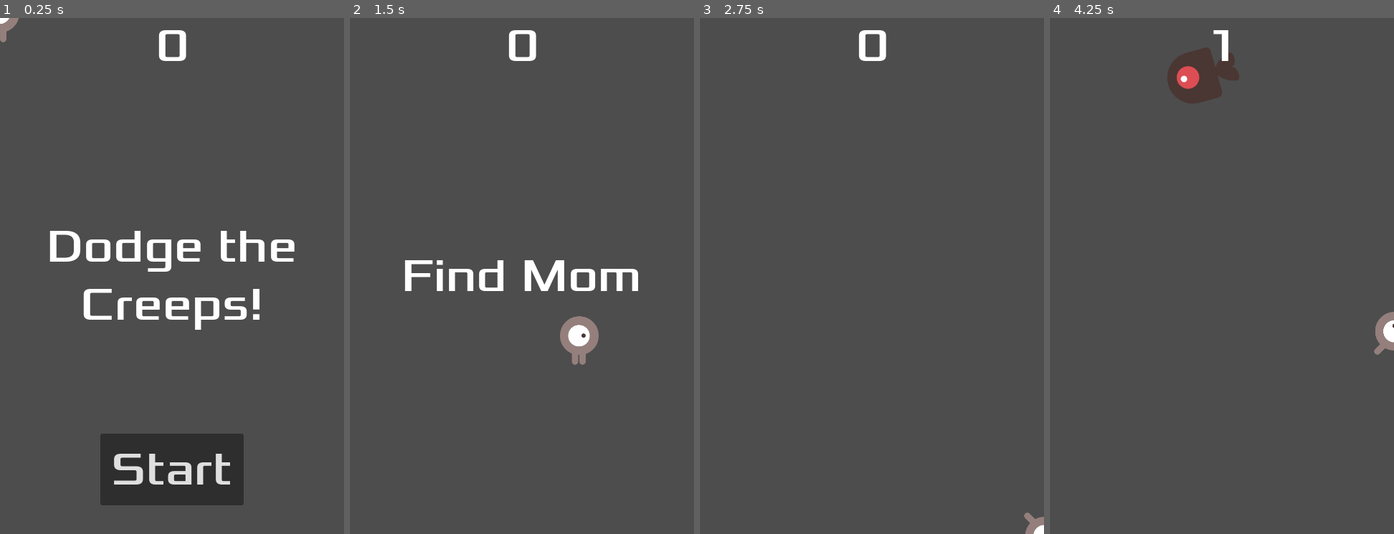
Above: before the commit, frames 1-4 (left to right).
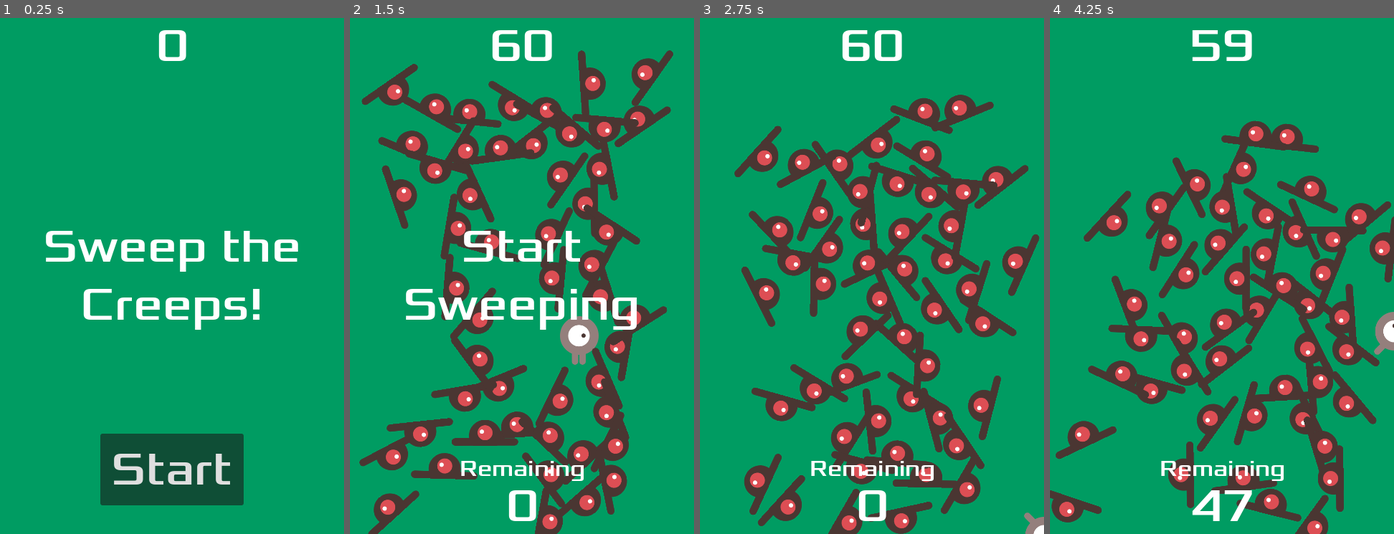
Above: after the commit, the same moments.

Repository: rynong99/Sweep-the-Creeps
Game: Godot game, scene res://Main.tscn
Two runs of this game, one before a commit and one after it. Both use one fixed random seed, a clock stepped at 60 frames per second and the inputs below. This scene is started directly instead of the project's main scene.
Inputs:
- Up to frame 1 (0.25 s): no input
- Up to frame 2 (1.5 s): click "Start" at 0.5 s; hold D (move_right) from 1.28 s (still down)
- Up to frame 3 (2.75 s): release D (move_right) at 2.03 s; hold S (move_down) from 2.03 s (still down)
- Up to frame 4 (4.25 s): release S (move_down) at 2.78 s; hold D (move_right) 2.78-3.53 s; hold W (move_up) from 3.53 s (still down)

The runs differ from the first frame. In frame 1, 97% of the frame differs, in the area x 0-100%, y 0-100%; in frame 2, 98%; in frame 3, 99%; in frame 4, 99%.

Commit message:
Sweep the Creeps
Game modified to sweep a random number of creeps off the screen.

Diff:
--- a/dodgethecreeps/HUD.tscn
+++ b/dodgethecreeps/HUD.tscn
@@ -5,6 +5,41 @@
 
 [node name="HUD" type="CanvasLayer"]
 script = ExtResource("1_efote")
+
+[node name="RemainingText" type="Label" parent="."]
+anchors_preset = 7
+anchor_left = 0.5
+anchor_top = 1.0
+anchor_right = 0.5
+anchor_bottom = 1.0
+offset_left = -87.0
+offset_top = -130.0
+offset_right = 88.0
+offset_bottom = -52.0
+grow_horizontal = 2
+grow_vertical = 0
+theme_override_fonts/font = ExtResource("2_vow1y")
+theme_override_font_sizes/font_size = 32
+text = "Remaining"
+horizontal_alignment = 1
+vertical_alignment = 1
+
+[node name="RemainingCount" type="Label" parent="."]
+anchors_preset = 7
+anchor_left = 0.5
+anchor_top = 1.0
+anchor_right = 0.5
+anchor_bottom = 1.0
+offset_left = -22.5
+offset_top = -78.0
+offset_right = 22.5
+grow_horizontal = 2
+grow_vertical = 0
+theme_override_fonts/font = ExtResource("2_vow1y")
+theme_override_font_sizes/font_size = 64
+text = "0"
+horizontal_alignment = 1
+vertical_alignment = 1
 
 [node name="ScoreLabel" type="Label" parent="."]
 anchors_preset = 5
@@ -34,7 +69,7 @@
 grow_vertical = 2
 theme_override_fonts/font = ExtResource("2_vow1y")
 theme_override_font_sizes/font_size = 64
-text = "Dodge the Creeps!"
+text = "Sweep the Creeps!"
 horizontal_alignment = 1
 vertical_alignment = 1
 autowrap_mode = 2
--- a/dodgethecreeps/Main.tscn
+++ b/dodgethecreeps/Main.tscn
@@ -9,17 +9,24 @@
 
 [sub_resource type="Curve2D" id="Curve2D_3dxm6"]
 _data = {
-"points": PackedVector2Array(0, 0, 0, 0, 242, -445, 0, 0, 0, 0, 243, 274, 0, 0, 0, 0, -239, 274, 0, 0, 0, 0, -237, -447, 0, 0, 0, 0, 245, -445, 0, 0, 0, 0, 242, -445)
+"points": PackedVector2Array(0, 0, 0, 0, 0, 0, 0, 0, 0, 0, 480, 0, 0, 0, 0, 0, 480, 720, 0, 0, 0, 0, 0, 720, 0, 0, 0, 0, 0, 0)
 }
-point_count = 6
+point_count = 5
 
 [node name="Main" type="Node2D"]
 script = ExtResource("1_r0du0")
 mob_scene = ExtResource("2_cm0pq")
 
-[node name="ColorRect" type="ColorRect" parent="."]
+[node name="Control" type="Control" parent="."]
+layout_mode = 3
+anchors_preset = 0
+offset_right = 40.0
+offset_bottom = 40.0
+
+[node name="ColorRect" type="ColorRect" parent="Control"]
 show_behind_parent = true
 clip_contents = true
+layout_mode = 1
 anchors_preset = 15
 anchor_right = 1.0
 anchor_bottom = 1.0
@@ -29,7 +36,7 @@
 color = Color(0, 0.612785, 0.384531, 1)
 
 [node name="MobTimer" type="Timer" parent="."]
-wait_time = 0.5
+wait_time = 0.1
 
 [node name="ScoreTimer" type="Timer" parent="."]
 
@@ -41,14 +48,12 @@
 position = Vector2(240, 450)
 
 [node name="MobPath" type="Path2D" parent="."]
-position = Vector2(240, 450)
+scale = Vector2(0.75, 0.75)
 curve = SubResource("Curve2D_3dxm6")
 
 [node name="MobSpawnLocation" type="PathFollow2D" parent="MobPath"]
-position = Vector2(242, -445)
-rotation = 1.56941
-
-[node name="Player" parent="." instance=ExtResource("3_fos0i")]
+rotation = -1.5708
+progress = 2400.0
 
 [node name="HUD" parent="." instance=ExtResource("4_cm0pq")]
 
@@ -57,10 +62,13 @@
 parameters/looping = false
 
 [node name="DeathSound" type="AudioStreamPlayer2D" parent="."]
+position = Vector2(-197, 93)
 stream = ExtResource("6_3dxm6")
+
+[node name="Player" parent="." instance=ExtResource("3_fos0i")]
+position = Vector2(240, 450)
 
 [connection signal="timeout" from="MobTimer" to="." method="_on_mob_timer_timeout"]
 [connection signal="timeout" from="ScoreTimer" to="." method="_on_score_timer_timeout"]
 [connection signal="timeout" from="StartTimer" to="." method="_on_start_timer_timeout"]
-[connection signal="hit" from="Player" to="." method="_on_player_hit"]
 [connection signal="start_game" from="HUD" to="." method="_on_hud_start_game"]
--- a/dodgethecreeps/Mob.tscn
+++ b/dodgethecreeps/Mob.tscn
@@ -45,23 +45,27 @@
 }]
 
 [sub_resource type="CapsuleShape2D" id="CapsuleShape2D_wkhi8"]
-radius = 34.0
-height = 82.0
+radius = 44.0
+height = 112.0
 
-[node name="RigidBody2D" type="RigidBody2D" groups=["mobs"]]
+[node name="Mob" type="RigidBody2D" groups=["mobs", "mobsCount"]]
 gravity_scale = 0.0
+continuous_cd = 1
+max_contacts_reported = 1
 script = ExtResource("1_ejbti")
 
 [node name="AnimatedSprite2D" type="AnimatedSprite2D" parent="."]
-scale = Vector2(0.75, 0.75)
+scale = Vector2(0.5, 0.5)
 sprite_frames = SubResource("SpriteFrames_8qumo")
 animation = &"fly"
 frame_progress = 0.486356
 
 [node name="CollisionShape2D" type="CollisionShape2D" parent="."]
 rotation = 1.5708
+scale = Vector2(0.5, 0.5)
 shape = SubResource("CapsuleShape2D_wkhi8")
 
 [node name="VisibleOnScreenNotifier2D" type="VisibleOnScreenNotifier2D" parent="."]
 
+[connection signal="body_entered" from="." to="." method="_on_body_entered"]
 [connection signal="screen_exited" from="VisibleOnScreenNotifier2D" to="." method="_on_visible_on_screen_notifier_2d_screen_exited"]
--- a/dodgethecreeps/Player.tscn
+++ b/dodgethecreeps/Player.tscn
@@ -31,20 +31,18 @@
 "speed": 5.0
 }]
 
-[sub_resource type="CapsuleShape2D" id="CapsuleShape2D_3tkgg"]
-radius = 54.0
-height = 136.0
+[sub_resource type="CapsuleShape2D" id="CapsuleShape2D_cxr5p"]
+radius = 27.0
+height = 68.0
 
-[node name="Player" type="Area2D"]
-scale = Vector2(0.5, 0.5)
+[node name="Player" type="StaticBody2D"]
 script = ExtResource("1_cxr5p")
-metadata/_edit_group_ = true
 
 [node name="AnimatedSprite2D" type="AnimatedSprite2D" parent="."]
+scale = Vector2(0.5, 0.5)
 sprite_frames = SubResource("SpriteFrames_hp6x6")
 animation = &"walk"
 
 [node name="CollisionShape2D" type="CollisionShape2D" parent="."]
-shape = SubResource("CapsuleShape2D_3tkgg")
-
-[connection signal="body_entered" from="." to="." method="_on_body_entered"]
+scale = Vector2(1.5, 1.5)
+shape = SubResource("CapsuleShape2D_cxr5p")
--- a/dodgethecreeps/hud.gd
+++ b/dodgethecreeps/hud.gd
@@ -1,18 +1,26 @@
 extends CanvasLayer
 
 signal start_game
+
+func _ready() -> void:
+	$RemainingCount.hide()
+	$RemainingText.hide()
 
 func show_message(text):
 	$Message.text = text
 	$Message.show()
 	$MessageTimer.start()
 
-func show_game_over():
-	show_message("Game Over")
-	# Wait until the MessageTimer has counted down.
+func show_game_over(win):
+	if win == true:
+		show_message("You Win!")
+		# Wait until the MessageTimer has counted down.
+	else:
+		show_message("Game Over!")
 	await $MessageTimer.timeout
-
-	$Message.text = "Dodge the Creeps!"
+	$RemainingCount.hide()
+	$RemainingText.hide()
+	$Message.text = "Sweep the Creeps!"
 	$Message.show()
 	# Make a one-shot timer and wait for it to finish.
 	await get_tree().create_timer(1.0).timeout
@@ -21,9 +29,14 @@
 func update_score(score):
 	$ScoreLabel.text = str(score)
 
+func update_count(count):
+	$RemainingCount.text = str(count)
+
 func _on_start_button_pressed():
 	$StartButton.hide()
 	start_game.emit()
+	$RemainingCount.show()
+	$RemainingText.show()
 
 func _on_message_timer_timeout():
 	$Message.hide()
--- a/dodgethecreeps/main.gd
+++ b/dodgethecreeps/main.gd
@@ -2,39 +2,51 @@
 
 @export var mob_scene: PackedScene
 var score
+var touch
+var mobCount
+var screen_size = get_viewport_rect().size
 
 func _ready():
-	pass
+	$Player.hide()
 
-func _on_player_hit() -> void:
-
-	pass
-
-func game_over():
+func game_over(win):
+	$Player.hide()
 	$ScoreTimer.stop()
 	$MobTimer.stop()
-	$HUD.show_game_over()
+	$HUD.show_game_over(win)
 	$Music.stop()
 	$DeathSound.play()
 
 func new_game():
-	score = 0
+	score = 60
 	$Player.start($StartPosition.position)
 	$StartTimer.start()
 	$HUD.update_score(score)
-	$HUD.show_message("Find Mom")
+	$HUD.show_message("Start Sweeping")
 	get_tree().call_group("mobs", "queue_free")
+	get_tree().call_group("goal", "queue_free")
 	$Music.play()
+	var spawnGoal = randi_range(0,100)
+	for i in range(100):
+		mobSpawn()
+		i+=1
 
 func _on_score_timer_timeout():
-	score += 1
+	score -= 1
+	mobCount = get_tree().get_node_count_in_group("mobs")
+	print(mobCount)
+	if mobCount == 0:
+		game_over(true)
+	elif score == 0:
+		game_over(false)
 	$HUD.update_score(score)
+	$HUD.update_count(mobCount)
 
 func _on_start_timer_timeout():
 	$MobTimer.start()
 	$ScoreTimer.start()
 
-func _on_mob_timer_timeout():
+func mobSpawn():
 	# Create a new instance of the Mob scene.
 	var mob = mob_scene.instantiate()
 
@@ -57,8 +69,17 @@
 	mob.linear_velocity = velocity.rotated(direction)
 
 	# Spawn the mob by adding it to the Main scene.
-	add_child(mob)
 
+	if (mob.position.x < 0) or (mob.position.x > (480)):
+		print('Mob spawned out of bounds (X)')
+		print(mob.position)
+		return
+	elif (mob.position.y < 0) or (mob.position.y > (720)):
+		print('Mob spawned out of bounds (Y)')
+		print(mob.position)
+		return
+	else:
+		add_child(mob)
 
 func _on_hud_start_game() -> void:
 	new_game()
--- a/dodgethecreeps/mob.gd
+++ b/dodgethecreeps/mob.gd
@@ -1,7 +1,12 @@
 extends RigidBody2D
 func _ready():
 	var mob_types = Array($AnimatedSprite2D.sprite_frames.get_animation_names())
-	$AnimatedSprite2D.animation = mob_types.pick_random()
 	$AnimatedSprite2D.play()
+
+func _process(delta):
+	if (position.x < 0) or (position.x > (480)):
+		queue_free()
+	elif (position.y < 0) or (position.y > (720)):
+		queue_free()
 func _on_visible_on_screen_notifier_2d_screen_exited():
 	queue_free()
--- a/dodgethecreeps/player.gd
+++ b/dodgethecreeps/player.gd
@@ -1,4 +1,4 @@
-extends Area2D
+extends StaticBody2D
 signal hit
 @export var speed = 400
 var screen_size
@@ -39,7 +39,6 @@
 	hit.emit()
 	# Must be deferred as we can't change physics properties on a physics callback.
 	$CollisionShape2D.set_deferred("disabled", true)
-	pass
 
 func start(pos):
 	position = pos
--- a/dodgethecreeps/project.godot
+++ b/dodgethecreeps/project.godot
@@ -20,6 +20,10 @@
 window/size/viewport_width=480
 window/size/viewport_height=720
 window/stretch/mode="canvas_items"
+
+[global_group]
+
+mobsCount="mobs"
 
 [input]
 
